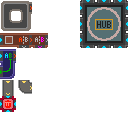
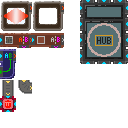
Layered file, before and after one edit (128 × 128). Changes by layer:
removed layer "Paint Layer 2(pasted)" over (0, 1, 128, 110)
added layer "Paint Layer 4(pasted)" above "Paint Layer 3" over (0, 1, 128, 110)
painted on "Paint Layer 1" over (0, 1, 128, 110)
